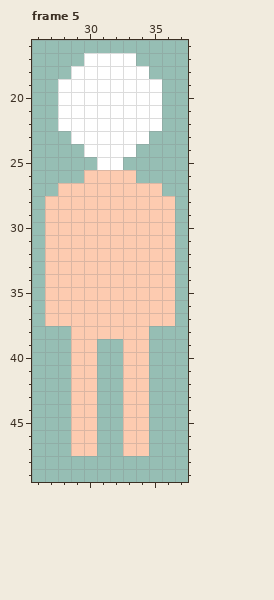
Pixel-art file, stored at The Fallen Guardian/Assets/Art/Characters/Player/Spawn/Player_Spawn.aseprite. Above, as it was before the edit.
64x64 pixels, 6 frames. Shown: frame 5: x 26..37, y 16..49. The commit also changed other frames, which this record leaves out.
New version:
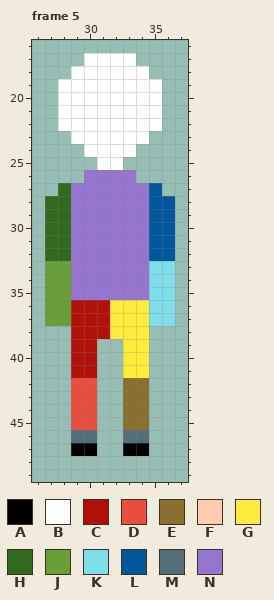
Palette (. is transparent): A #000000  B #ffffff  C #b0120a  D #e84e40  E #8a6f30  F #fdcbb0  G #ffeb3b  H #33691e  J #689f38  K #80deea  L #01579b  M #546e7a  N #9575cd
The exact change:
layer "Parts/Right Leg" now shown
layer "Parts/Left Leg" now shown
layer "Parts/Right Arm" now shown
layer "Parts/Left Arm" now shown
layer "Parts/Chest" now shown
layer "Body/White Body, Pick Color in Engine" now hidden
Changed rows in their new state; - is an unchanged pixel.
Frame 5:
first column x 27:
26 ---NNNN---
27 -HNNNNNNL-
28 HHNNNNNNLL
29 HHNNNNNNLL
30 HHNNNNNNLL
31 HHNNNNNNLL
32 HHNNNNNNLL
33 JJNNNNNNKK
34 JJNNNNNNKK
35 JJNNNNNNKK
36 JJCCCGGGKK
37 JJCCCGGGKK
38 --CCCGGG--
39 --CC--GG--
40 --CC--GG--
41 --CC--GG--
42 --DD--EE--
43 --DD--EE--
44 --DD--EE--
45 --DD--EE--
46 --MM--MM--
47 --AA--AA--
Where, in picture pixels (left, top, right, bottom), the same in both pictures:
changed: (45, 170, 175, 456)
